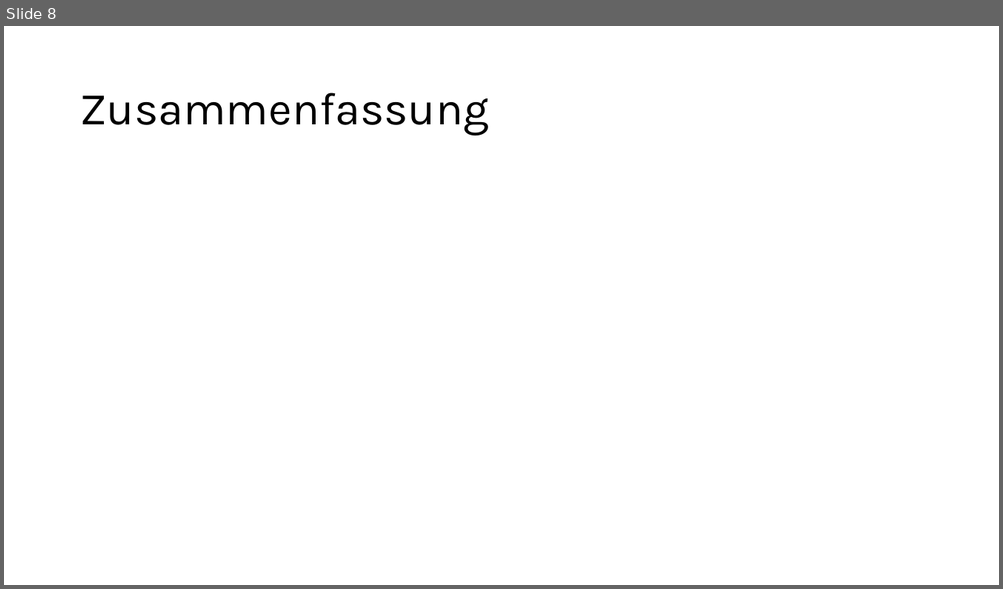
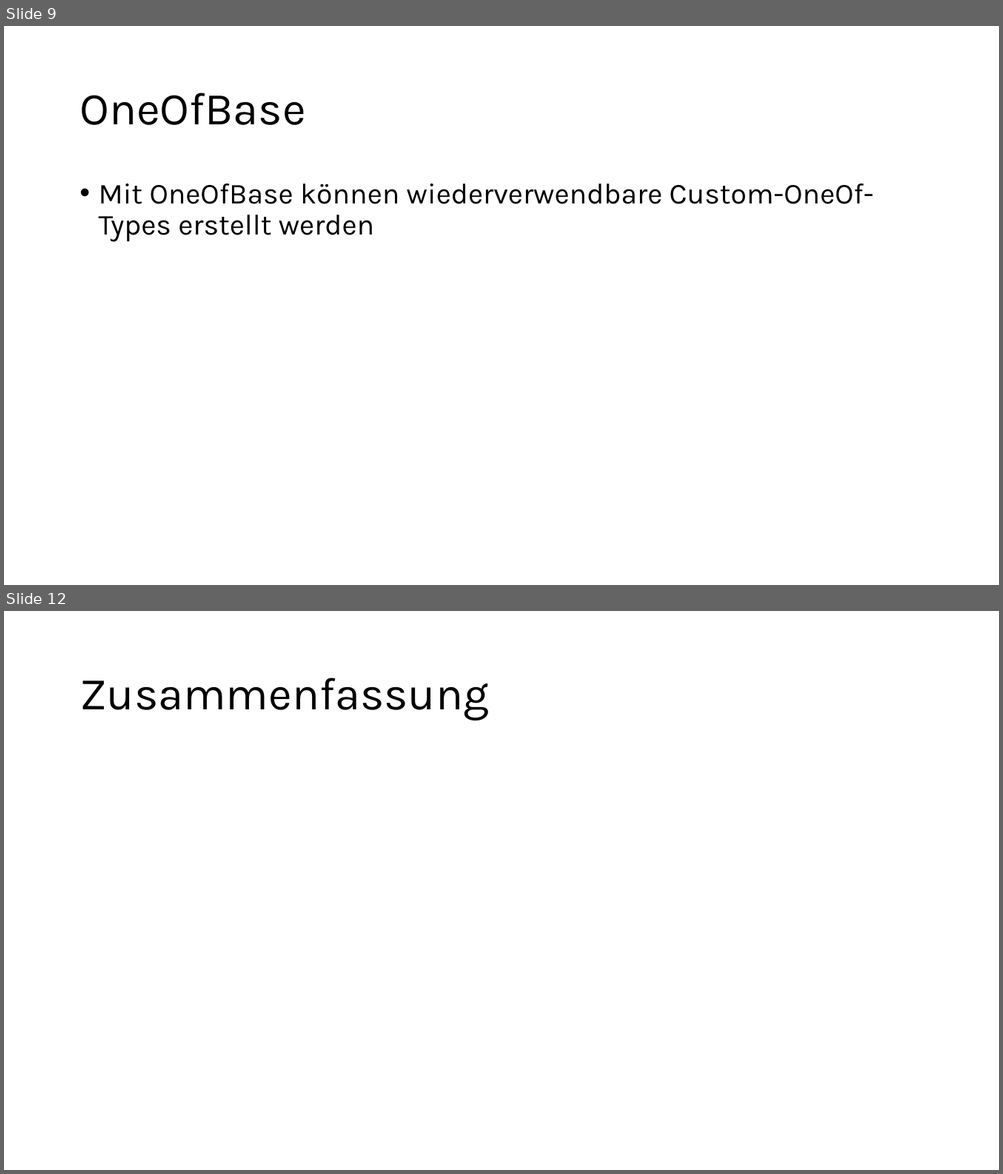
Before and after one commit to lukassteggers/OneOf, a slide deck: OneOf_Praesentation.pptx. Shown one above the other, each under a label of ours: slide 8 before the commit, slides 9 and 12 after it; the slides between them are not shown. The pictures are 1003x589 and 1003x1174 pixels, drawn with LibreOffice and Linux fonts; fonts in the diff are those of the drawing. Boxes give left, top, right and bottom in pixels: in the first picture for what was removed or moved away, otherwise in the second. Text is boxed around its words. In the diff, an @@ line names an element or a change of style, - is before the commit and + after.

```diff
--- a/OneOf_Praesentation.pptx
+++ b/OneOf_Praesentation.pptx
@@ slide 9 added at <box>4,26,999,585</box>, background #FFFFFF @@
@@ title added at <box>79,93,305,125</box>, 44 pt, text #000000 @@
+OneOfBase
@@ text added at <box>99,184,874,242</box>, 28 pt, text #000000 @@
+• Mit OneOfBase können wiederverwendbare Custom-OneOf-Types erstellt werden
@@ what was slide 8 is now slide 12 @@
```
Also in this commit, not shown: 5 slides changed, 4 other slides added.
